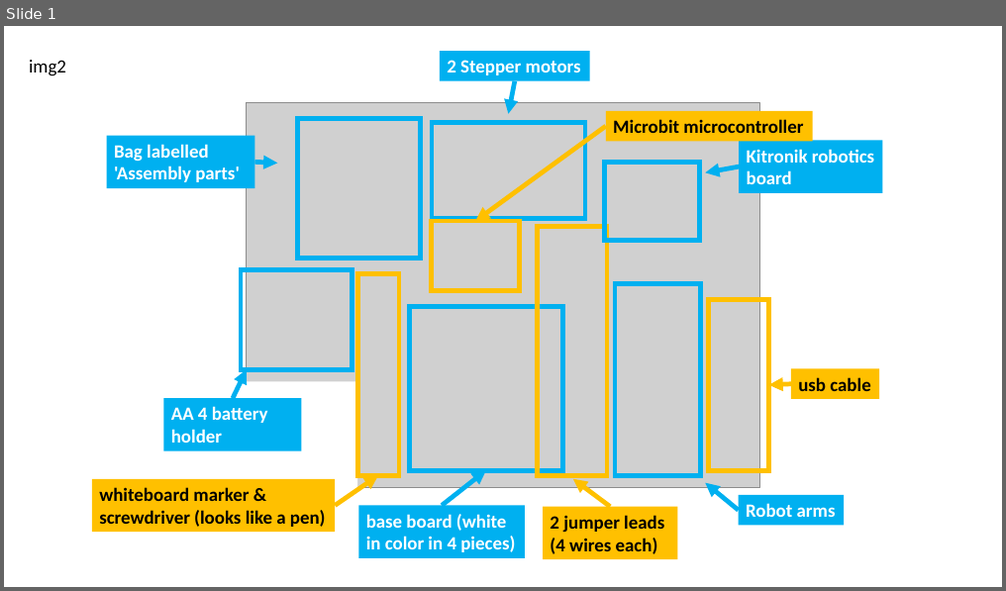
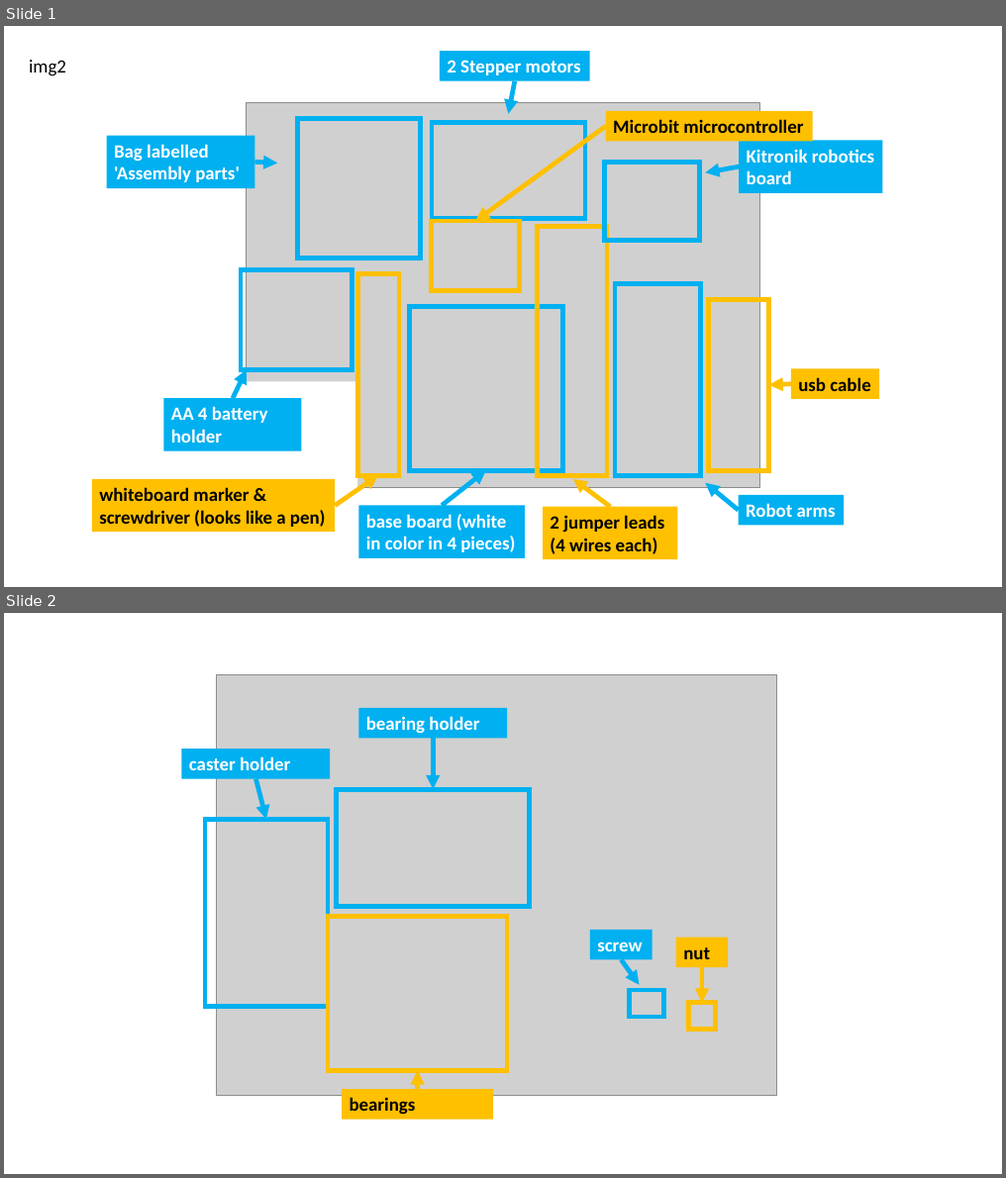
Before and after one commit to samhohcm/Robot-Kinematics-Remote-Worksheet-1, a slide deck: images/assembly1/diagrams/diagrams.pptx. Shown one above the other, each under a label of ours: slide 1 before the commit, slides 1 and 2 after it. The pictures are 1006x591 and 1006x1178 pixels, drawn with LibreOffice and Linux fonts; fonts in the diff are those of the drawing; grey boxes stand for pictures. Boxes give left, top, right and bottom in pixels: in the first picture for what was removed or moved away, otherwise in the second. Text is boxed around its words. In the diff, an @@ line names an element or a change of style, - is before the commit and + after.

```diff
--- a/images/assembly1/diagrams/diagrams.pptx
+++ b/images/assembly1/diagrams/diagrams.pptx
@@ slide 2 added at <box>4,613,1002,1174</box>, background #FFFFFF @@
@@ picture added at <box>217,675,777,1095</box> @@
@@ rectangle added at <box>358,708,507,738</box>, fill #00B0F0, 18 pt, text #FFFFFF, bold @@
+bearing holder
@@ rectangle added at <box>181,749,330,778</box>, fill #00B0F0, 18 pt, text #FFFFFF, bold @@
+caster holder
@@ arrow added from (433, 738) to (433, 789), #00B0F0 4.5 pt @@
@@ arrow added from (256, 779) to (266, 820), #00B0F0 4.5 pt @@
@@ rectangle added at <box>337,789,530,907</box>, outline #00B0F0 4.5 pt @@
@@ rectangle added at <box>205,820,328,1007</box>, outline #00B0F0 4.5 pt @@
@@ rectangle added at <box>328,916,508,1071</box>, outline #FFC000 4.5 pt @@
@@ rectangle added at <box>590,930,652,959</box>, fill #00B0F0, 18 pt, text #FFFFFF, bold @@
+screw
@@ rectangle added at <box>676,937,728,967</box>, fill #FFC000, 18 pt, text #000000, bold @@
+nut
@@ arrow added from (621, 959) to (640, 985), #00B0F0 4.5 pt @@
@@ arrow added from (703, 967) to (703, 1003), #FFC000 4.5 pt @@
@@ rectangle added at <box>629,990,664,1017</box>, outline #00B0F0 4.5 pt @@
@@ rectangle added at <box>689,1003,716,1030</box>, outline #FFC000 4.5 pt @@
@@ arrow added from (417, 1090) to (417, 1071), #FFC000 4.5 pt @@
@@ rectangle added at <box>342,1090,493,1120</box>, fill #FFC000, 18 pt, text #000000, bold @@
+bearings
```
Also in this commit, not shown: 2 other files.
